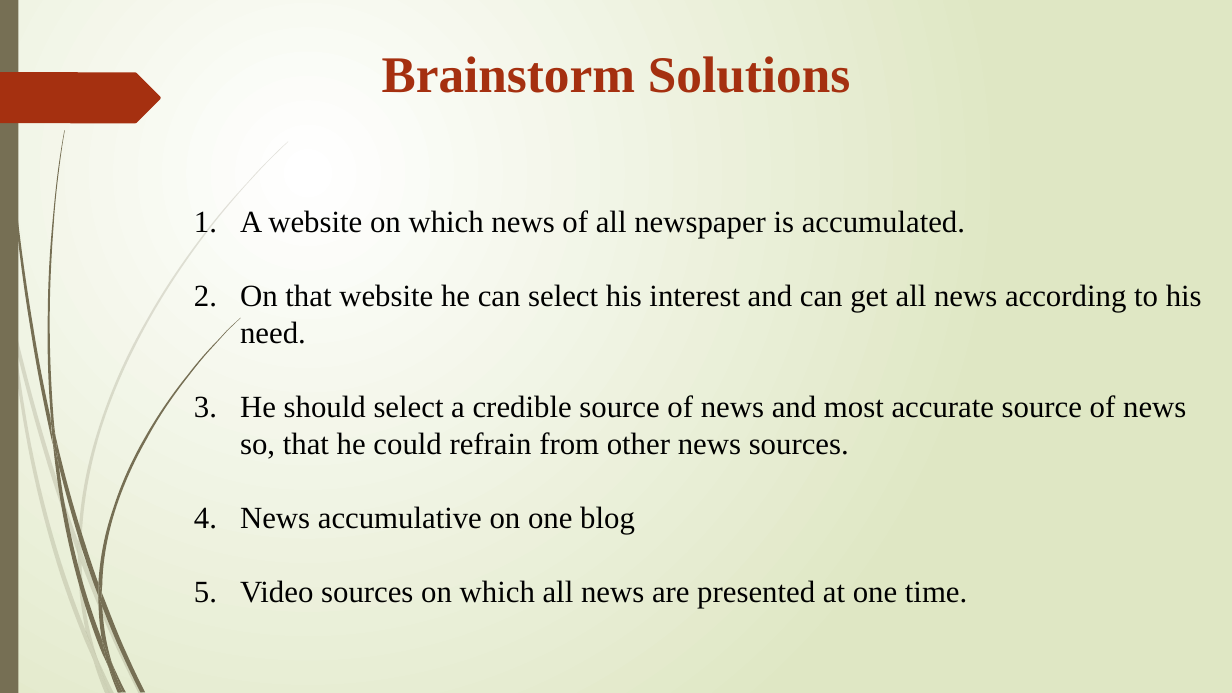
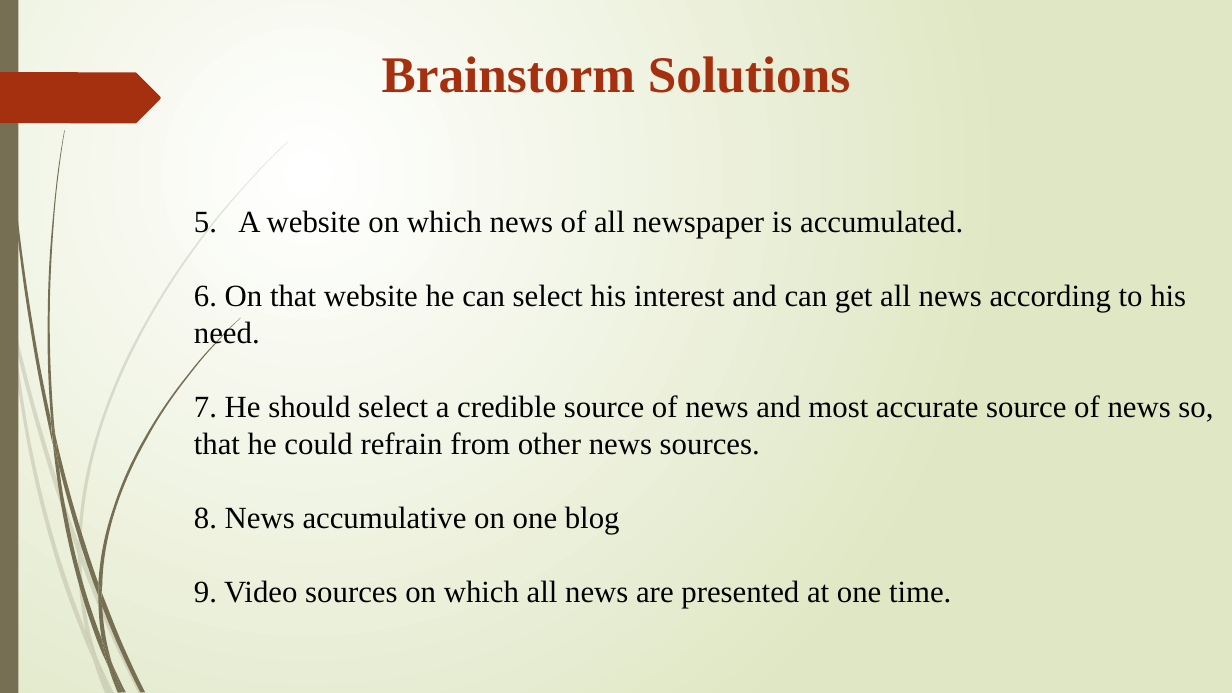
Before and after one commit to Zeeshanily/Citizen-Journalism, a slide deck: slide 13 of pj-task 2/Presentation.pptx. Drawn at 1232x693 pixels with LibreOffice and Linux fonts; fonts in the diff are those of the drawing. Boxes give left, top, right and bottom in pixels: in the first picture for what was removed or moved away, otherwise in the second. Text is boxed around its words. In the diff, an @@ line names an element or a change of style, - is before the commit and + after.

```diff
--- a/pj-task 2/Presentation.pptx
+++ b/pj-task 2/Presentation.pptx
@@ text at <box>194,210,1213,608</box>: text changed @@
-        1. A website on which news of all newspaper is accumulated.
-        2. On that website he can select his interest and can get all news according to his need.
-        3. He should select a credible source of news and most accurate source of news so, that he could refrain from other news sources.
-        4. News accumulative on one blog
-        5. Video sources on which all news are presented at one time.
+        5. A website on which news of all newspaper is accumulated.
+        6. On that website he can select his interest and can get all news according to his need.
+        7. He should select a credible source of news and most accurate source of news so, that he could refrain from other news sources.
+        8. News accumulative on one blog
+        9. Video sources on which all news are presented at one time.
```
Also in this commit, not shown: 6 other slides changed, 2 other files.
